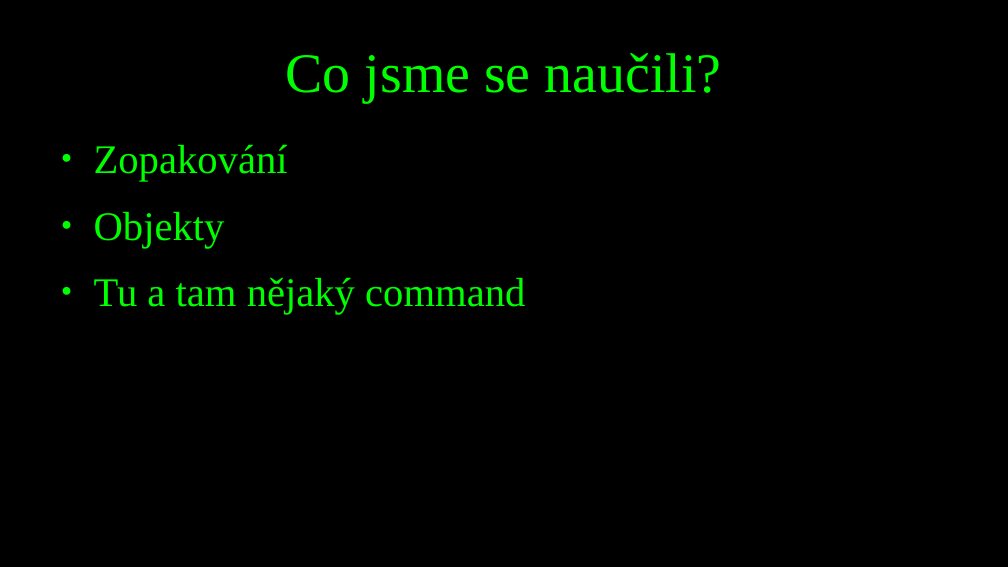
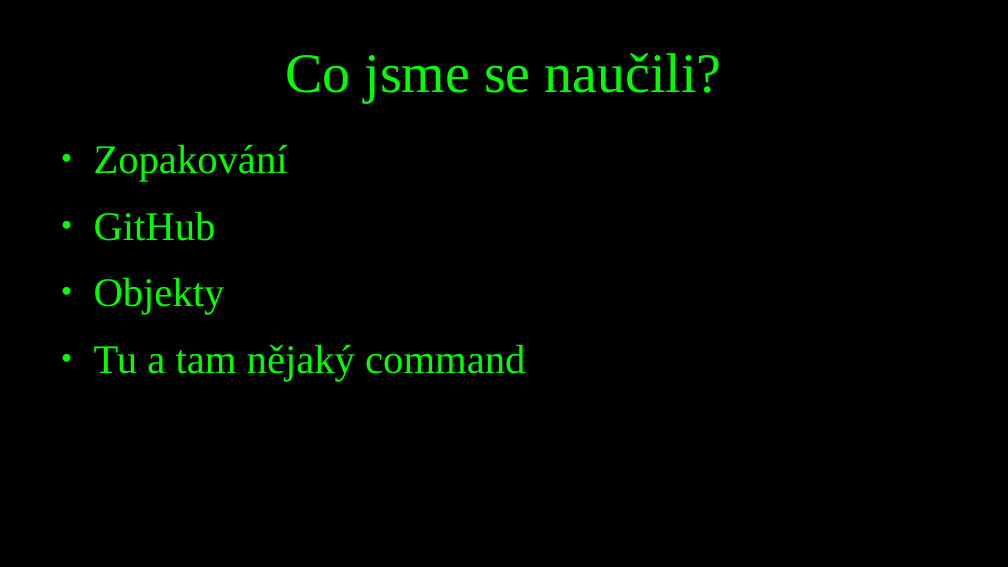
Before and after one commit to MichalTesnar/SpeedType, a slide deck: slide 5 of Prezentace.pptx. Drawn at 1008x567 pixels with LibreOffice and Linux fonts; fonts in the diff are those of the drawing. Boxes give left, top, right and bottom in pixels: in the first picture for what was removed or moved away, otherwise in the second. Text is boxed around its words. In the diff, an @@ line names an element or a change of style, - is before the commit and + after.

```diff
--- a/Prezentace.pptx
+++ b/Prezentace.pptx
@@ text at <box>94,144,525,381</box>: highlight #000000 to none in "Zopakování", "Objekty", "Tu a tam nějaký command" @@
@@ text at <box>94,211,216,241</box>: paragraph added @@
+● GitHub
```
Also in this commit, not shown: 5 other slides changed, 1 other file.
